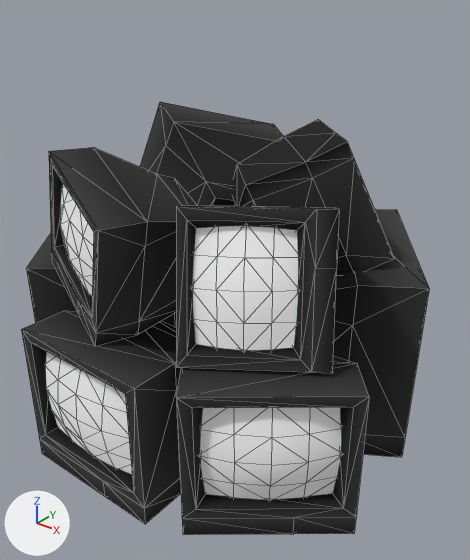
Before and after pictures for a commit that changed the glTF model examples/06_offscreen/assets/target.glb.
Before and after are seen from a camera (50 mm lens) standing at (14.7, -18.1, 13.7) and looking at (0.4, -0.3, 2.6). Lighting does not change. The marker at lower left points along +X, +Y and +Z. Mesh edges are drawn as thin lines.

Objects in the first picture: 'CRT', 'CRT.001', 'CRT.002', 'CRT.003', 'CRT.004', 'CRT.006', 'CRT.007', 'CRT.008'.
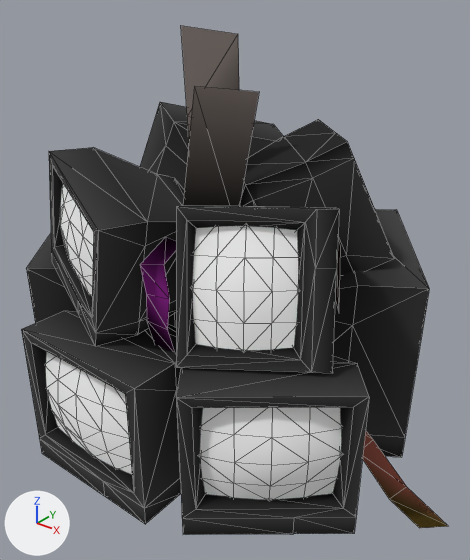
Boxes [x1, y1, x2, y2] around the edits, measured in the pictures (470 x 560 px):
'Plane.001', added: after [140, 26, 448, 528]

The change, as a list of edits to the scene's bpy script:
```text
Add mat_f3dlite_cable:
    mat_f3dlite_cable = bpy.data.materials.new('f3dlite_cable')
    # nodes: BsdfPrincipled, Math, OutputMaterial, VertexColor
Add me_plane_001:
    me_plane_001.from_pydata(...)  # 50 vertices, 38 faces; spans x -4.49..10.21, y -5.68..5.15, z -3.25..11.71
    me_plane_001.materials.append(mat_f3dlite_cable)
Add ob_plane_001:
    ob_plane_001 = bpy.data.objects.new('Plane.001', me_plane_001)
    ob_plane_001.location = (0.0, 0.0, 0.0)
```
